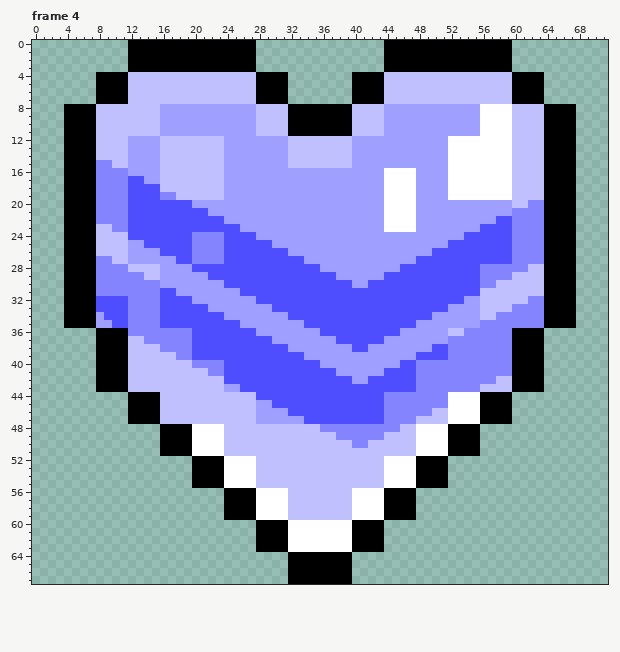
Two versions of one pixel-art file, Template (28 frames).aseprite. The picture above was drawn from the file before the commit.
72x68 pixels, 28 frames. Colours within 5 levels of each other are drawn and written as one. Shown: frame 4. The commit also changed other frames, which this record leaves out.
After:
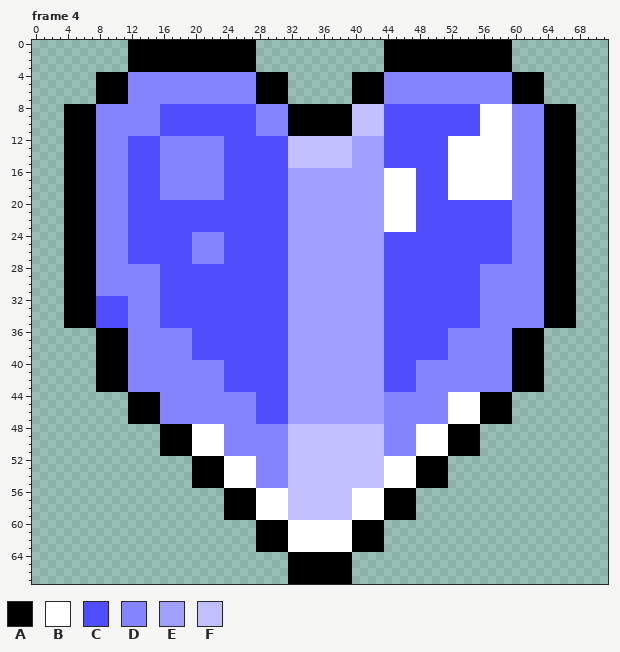
Palette (. is transparent): A #000000  B #ffffff  C #4e4eff  D #8484ff  E #9f9fff  F #c0c0ff
Diff:
layer "Vertical Stripes/3 Stripes Alt" now shown
Changed rows in their new state; - is an unchanged pixel.
Frame 4, layer "Vertical Stripes/3 Stripes Alt":
first column x 8:
 4 ----DDDDDDDDDDDDDDDD----------------DDDDDDDDDDDDDDDD----
 5 ----DDDDDDDDDDDDDDDD----------------DDDDDDDDDDDDDDDD----
 6 ----DDDDDDDDDDDDDDDD----------------DDDDDDDDDDDDDDDD----
 7 ----DDDDDDDDDDDDDDDD----------------DDDDDDDDDDDDDDDD----
 8 DDDDDDDDCCCCCCCCCCCCDDDD------------CCCCCCCCCCCC----DDDD
 9 DDDDDDDDCCCCCCCCCCCCDDDD------------CCCCCCCCCCCC----DDDD
10 DDDDDDDDCCCCCCCCCCCCDDDD------------CCCCCCCCCCCC----DDDD
11 DDDDDDDDCCCCCCCCCCCCDDDD------------CCCCCCCCCCCC----DDDD
12 DDDDCCCCDDDDDDDDCCCCCCCC------------CCCCCCCC--------DDDD
13 DDDDCCCCDDDDDDDDCCCCCCCC------------CCCCCCCC--------DDDD
14 DDDDCCCCDDDDDDDDCCCCCCCC------------CCCCCCCC--------DDDD
15 --DDCCCCDDDDDDDDCCCCCCCC------------CCCCCCCC--------DDDD
16 ----CCCCDDDDDDDDCCCCCCCC----------------CCCC--------DDDD
17 ------CCDDDDDDDDCCCCCCCC----------------CCCC--------DDDD
18 --------DDDDDDDDCCCCCCCC----------------CCCC--------DDDD
19 ----------DDDDDDCCCCCCCC----------------CCCC--------DDDD
20 ------------CCCCCCCCCCCC----------------CCCCCCCCCCCCDD--
21 --------------CCCCCCCCCC----------------CCCCCCCCCCCC----
22 ----------------CCCCCCCC----------------CCCCCCCCCC------
23 DD----------------CCCCCC----------------CCCCCCCC--------
24 DDDD----------------CCCC------------CCCCCCCCCC----------
25 DDDDCC----------------CC------------CCCCCCCC------------
26 DDDDCCCC----------------------------CCCCCC--------------
27 --DDCCCCCC--------------EE----------CCCC----------------
28 ----DDDDCCCC------------EEEE--------CC----------------DD
29 ------DDCCCCCC----------EEEEEE----------------------DDDD
30 --------CCCCCCCC--------EEEEEEEE--EE--------------DDDDDD
31 ----------CCCCCCCC------EEEEEEEEEEEE------------DDDDDDDD
32 ------------CCCCCCCC----EEEEEEEEEEEE----------CCDDDDDD--
33 --------------CCCCCCCC--EEEEEEEEEEEE--------CCCCDDDD----
34 C---------------CCCCCCCCEEEEEEEEEEEE------CCCCCCDD------
35 CC----------------CCCCCC--EEEEEEEEEE----CCCCCCCC--------
36 --------------------CCCC----EEEEEEEE--CCCCCCDD----------
37 ----DD----------------CC------EEEEEECCCCCCCC------------
38 ----DDDD------------------------EE--CCCCCC--------------
39 ----DDDDDD--------------EE----------CCCC----------------
40 ----DDDDDDDD------------EEEE--------CC------------------
41 ----DDDDDDDDDD----------EEEEEE--------------------------
42 ----DDDDDDDDDDDD--------EEEEEEEE--EE--------------DD----
43 ----DDDDDDDDDDDDCC------EEEEEEEEEEEE------------DDDD----
44 --------DDDDDDDDDDDD----EEEEEEEEEEEE--------------------
45 --------DDDDDDDDDDDDCC--EEEEEEEEEEEE--------------------
46 --------DDDDDDDDDDDDCCCCEEEEEEEEEEEE------DD------------
47 --------DDDDDDDDDDDDCCCC--EEEEEEEEEE----DDDD------------
48 ----------------DDDDDDDD----FFFFFFFF--DD----------------
49 ----------------DDDDDDDD------FFFFFFDDDD----------------
50 ----------------DDDDDDDD--------FF--DDDD----------------
51 ----------------DDDDDDDD------------DDDD----------------
52 --------------------DDDD--------------------------------
53 --------------------DDDD--------------------------------
54 --------------------DDDD--------------------------------
55 --------------------DDDD--------------------------------
Boxes around the changes in both pictures, in picture pixels (x1, y1, x2, y2):
changed: (96, 72, 544, 488)
